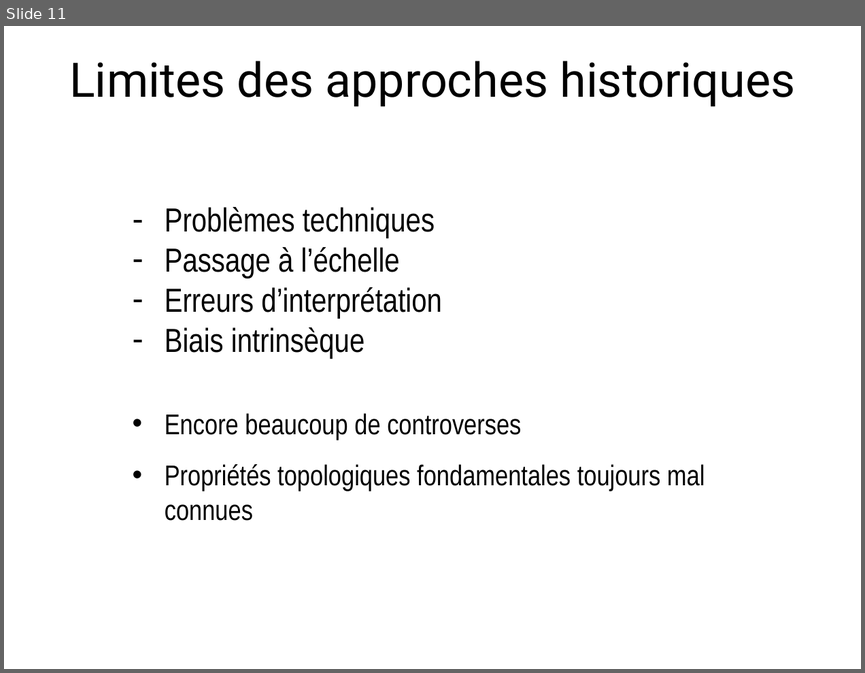
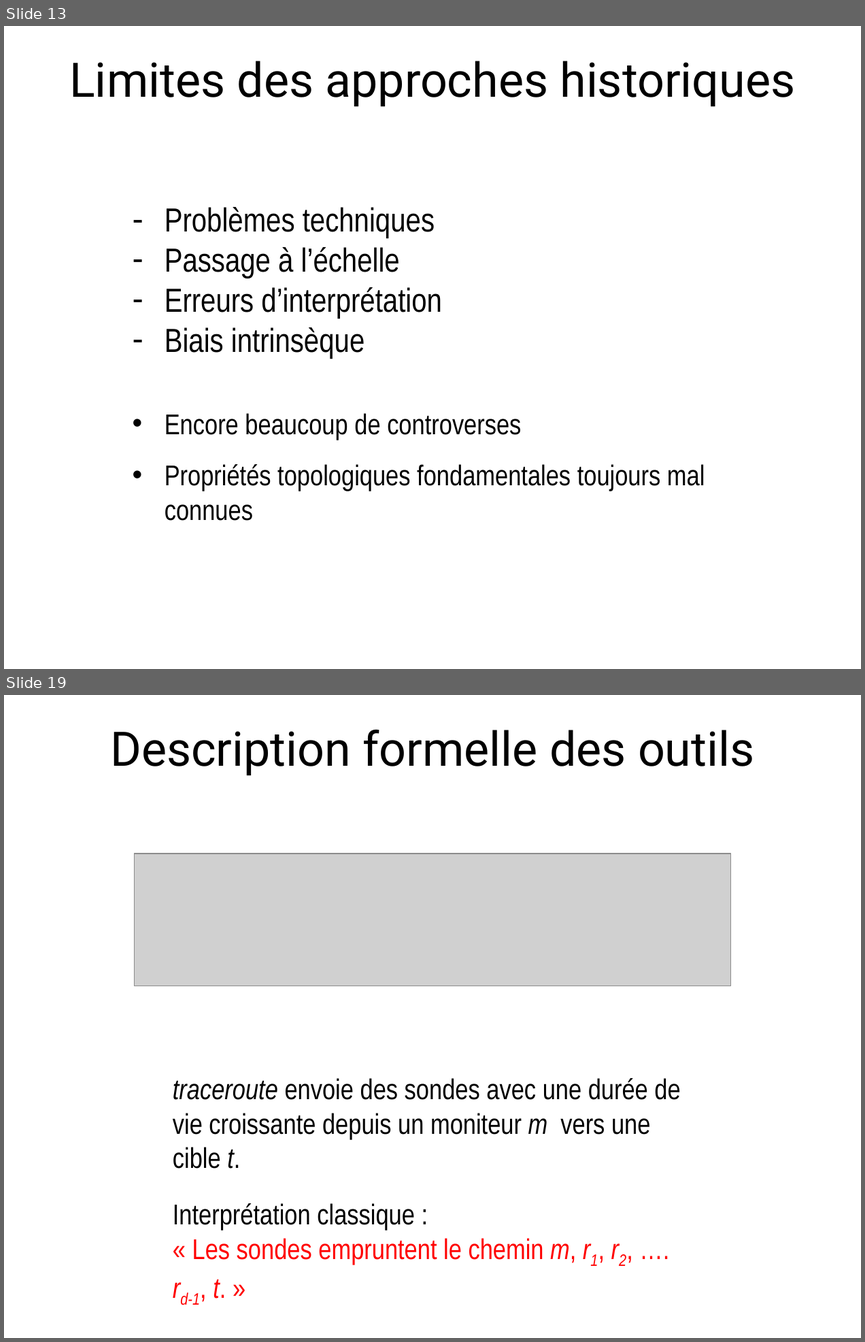
Before and after one commit to elierotenberg/my-thesis, a slide deck: slides.pptx. Shown one above the other, each under a label of ours: slide 11 before the commit, slides 13 and 19 after it; the slides between them are not shown. The pictures are 865x673 and 865x1342 pixels, drawn with LibreOffice and Linux fonts; fonts in the diff are those of the drawing; grey boxes stand for pictures. Boxes give left, top, right and bottom in pixels: in the first picture for what was removed or moved away, otherwise in the second. Text is boxed around its words. In the diff, an @@ line names an element or a change of style, - is before the commit and + after.

```diff
--- a/slides.pptx
+++ b/slides.pptx
@@ slide 19 added at box(4, 695, 861, 1338), background #FFFFFF @@
@@ title added at box(110, 729, 754, 776), 40 pt, text #000000 @@
+Description formelle des outils
@@ picture added at box(135, 853, 730, 986) @@
@@ text added at box(173, 1078, 680, 1168), 24 pt, text #000000 @@
+traceroute envoie des sondes avec une durée de vie croissante depuis un moniteur m vers une cible t.
@@ text added at box(173, 1203, 576, 1305), 24 pt, text #FF0000 @@
+Interprétation classique :
+« Les sondes empruntent le chemin m, r1, r2, …. rd-1, t. »
@@ what was slide 11 is now slide 13 @@
```
Also in this commit, not shown: 3 slides changed, 11 other slides added, 7 other files.
